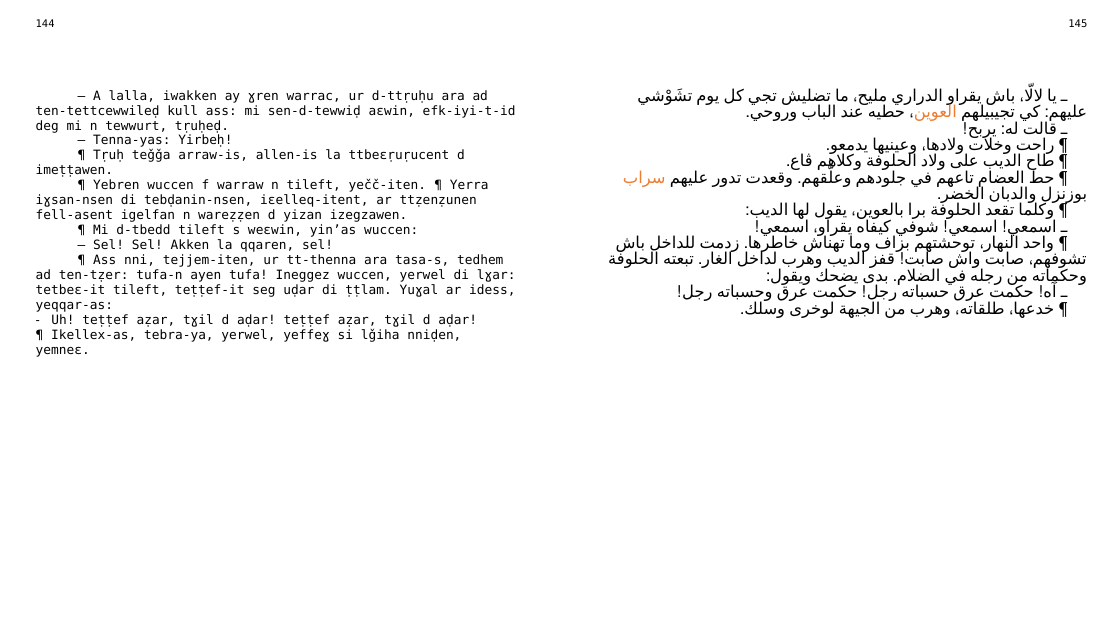
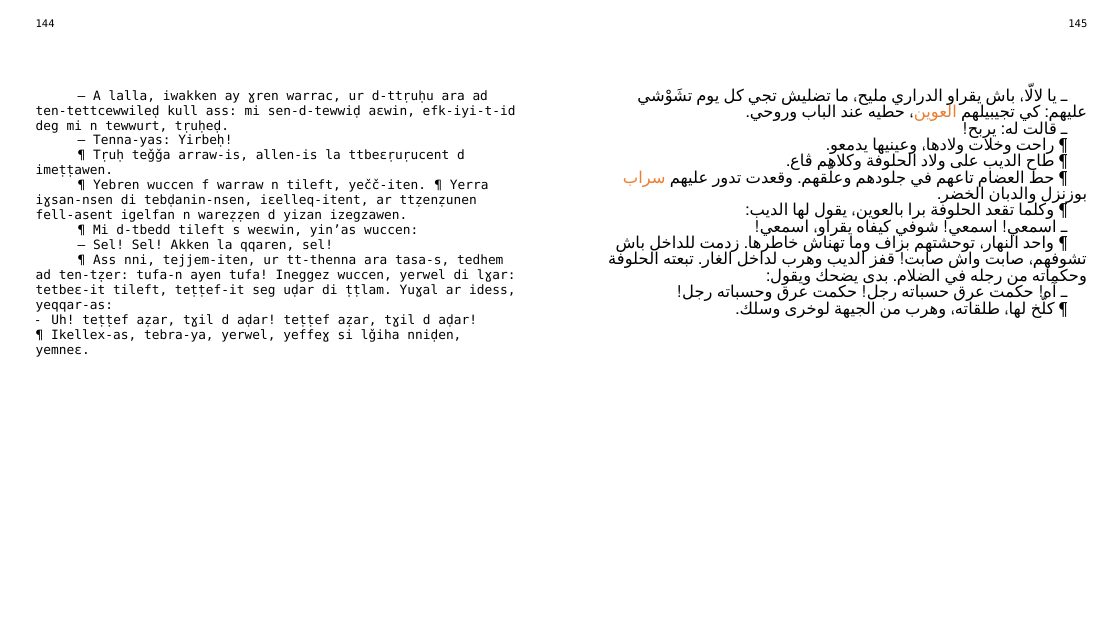
Before and after one commit to sferhah/tamacahut_n_wuccen, a slide deck: slide 69 of Uccen.ConsoleApp/Resources/pptx/uccen.arq.pptx. Drawn at 1120x630 pixels with LibreOffice and Linux fonts; fonts in the diff are those of the drawing. Boxes give left, top, right and bottom in pixels: in the first picture for what was removed or moved away, otherwise in the second. Text is boxed around its words. In the diff, an @@ line names an element or a change of style, - is before the commit and + after.

```diff
--- a/Uccen.ConsoleApp/Resources/pptx/uccen.arq.pptx
+++ b/Uccen.ConsoleApp/Resources/pptx/uccen.arq.pptx
@@ table at <box>27,13,1096,607</box> @@
-row 3, column 3: ـ يا لالّا، باش يقراو الدراري مليح، ما تضليش تجي كل يوم تشَوْشي عليهم: كي تجيبيلهم العوين، حطيه عند الباب وروحي. / ـ قالت له: يربح! / ¶ راحت وخلات ولادها، وعينيها يدمعو. / ¶ طاح الديب على ولاد الحلوفة وكلاهم ڨاع. / ¶ حط العضام تاعهم في جلودهم وعلّقهم. وقعدت تدور عليهم سراب بوزنزل والدبان الخضر. / ¶ وكلما تقعد الحلوفة برا بالعوين، يقول لها الديب: / ـ اسمعي! اسمعي! شوفي كيفاه يقراو، اسمعي! / ¶ واحد النهار، توحشتهم بزاف وما تهناش خاطرها. زدمت للداخل باش تشوفهم، صابت واش صابت! قفز الديب وهرب لداخل الغار. تبعته الحلوفة وحكماته من رجله في الضلام. بدى يضحك ويقول: / ـ آه! حكمت عرق حسباته رجل! حكمت عرق وحسباته رجل! / ¶ خدعها، طلقاته، وهرب من الجيهة لوخرى وسلك.
+row 3, column 3: ـ يا لالّا، باش يقراو الدراري مليح، ما تضليش تجي كل يوم تشَوْشي عليهم: كي تجيبيلهم العوين، حطيه عند الباب وروحي. / ـ قالت له: يربح! / ¶ راحت وخلات ولادها، وعينيها يدمعو. / ¶ طاح الديب على ولاد الحلوفة وكلاهم ڨاع. / ¶ حط العضام تاعهم في جلودهم وعلّقهم. وقعدت تدور عليهم سراب بوزنزل والدبان الخضر. / ¶ وكلما تقعد الحلوفة برا بالعوين، يقول لها الديب: / ـ اسمعي! اسمعي! شوفي كيفاه يقراو، اسمعي! / ¶ واحد النهار، توحشتهم بزاف وما تهناش خاطرها. زدمت للداخل باش تشوفهم، صابت واش صابت! قفز الديب وهرب لداخل الغار. تبعته الحلوفة وحكماته من رجله في الضلام. بدى يضحك ويقول: / ـ آه! حكمت عرق حسباته رجل! حكمت عرق وحسباته رجل! / ¶ كلّخ لها، طلقاته، وهرب من الجيهة لوخرى وسلك.
```
Also in this commit, not shown: 5 other slides changed, 1 other file.
